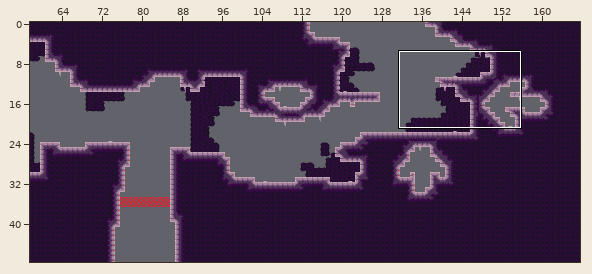
Level history. Tiled map: mapping_tools/intro1.tmx. The picture above shows the old version from afar; the outline marks the close-up.
Close-up. Earlier state:
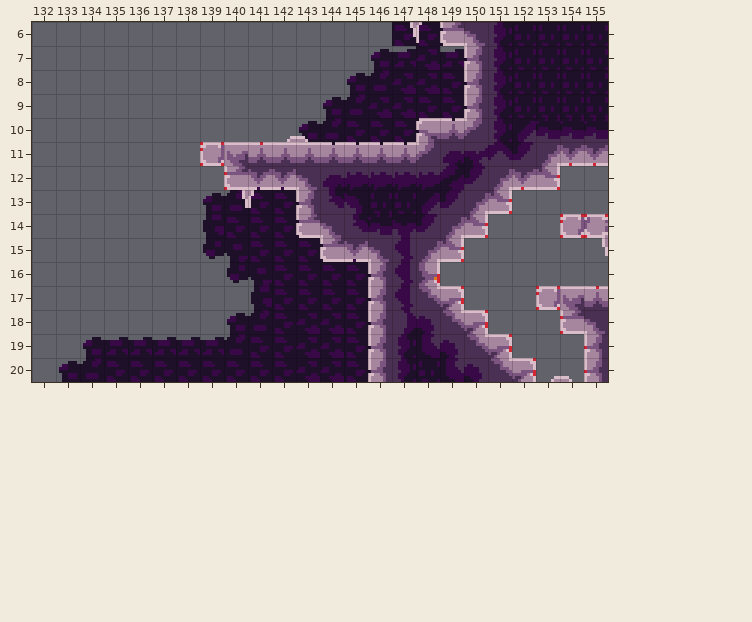
Cells are 8x8 px. Shown: x 132..155, y 6..20.
The result:
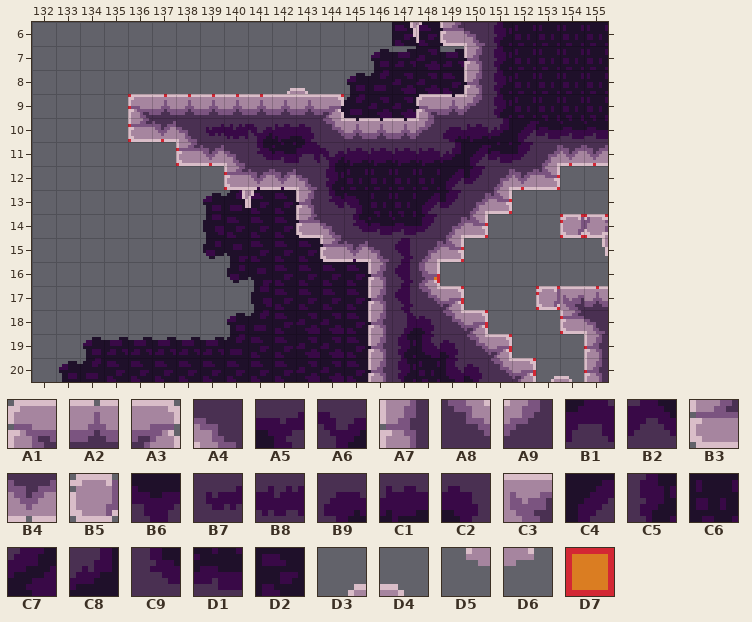
Key: from "stone": A1 0, A2 1, A3 2, A4 4, A5 11, A6 12, A7 13, A8 16, A9 17, B1 24, B2 25, B3 26, B4 27, B5 29, B6 38, B7 45, B8 47, B9 49, C1 50, C2 51, C3 53, C4 60, C5 62, C6 63, C7 71, C8 74, C9 75, D1 76; from "stone_bg_decal": D2 18; from "stone_fg_decal": D3 0, D4 3, D5 15, D6 16; from "tools": D7 1.
__ is an empty cell, ## one hidden under a higher layer.
Diff:
{"where": "layer \"draft\""}
{"y":9,"x":136,"old":"__ __ __ __ __ __ __ __ __","new":"D7 D7 D7 D7 D7 D7 D7 D7 D7"}
{"y":10,"x":136,"old":"__ __","new":"D7 D7"}
{"y":11,"x":138,"old":"__","new":"D7"}
{"where": "layer \"bg\""}
{"y":11,"x":143,"old":"D2 D2 D2 D2 D2","new":"__ __ __ __ __"}
{"where": "layer \"fg\""}
{"y":8,"x":142,"old":"__ __","new":"D3 D4"}
{"y":9,"x":142,"old":"__ __","new":"D5 D6"}
{"y":10,"x":142,"old":"D3 D4","new":"## ##"}
{"y":11,"x":142,"old":"D5 D6","new":"__ __"}
{"where": "layer \"map\""}
{"y":9,"x":136,"old":"__ __ __ __ __ __ __ __ __","new":"A1 A2 A2 A2 A2 A2 A2 A2 A3"}
{"y":9,"x":148,"old":"__ __ A7","new":"A1 A2 A9"}
{"y":10,"x":136,"old":"__ __ __ __ __ __ __ __ __ __ __ __ A1 A2 A9 C5","new":"B3 B4 A4 B7 B8 A6 C1 C2 A8 A2 A2 A2 A9 B9 C1 C8"}
{"y":11,"x":138,"old":"__ B5 C3 A2 A2 A2 A2 A2 A2 A2 A9 B9 A5 B2","new":"B3 B4 A4 C9 D1 B1 A6 C1 C1 C1 C1 C8 C4 D1"}
{"y":12,"x":144,"old":"B9 C1 C1 C1 C1 C7","new":"C5 C6 C6 C6 C6 C4"}
{"y":14,"x":147,"old":"B6","new":"D1"}
{"label":"changed","picture_box":[128,88,512,190]}
{"label":"changed","picture_box":[392,214,416,238]}
